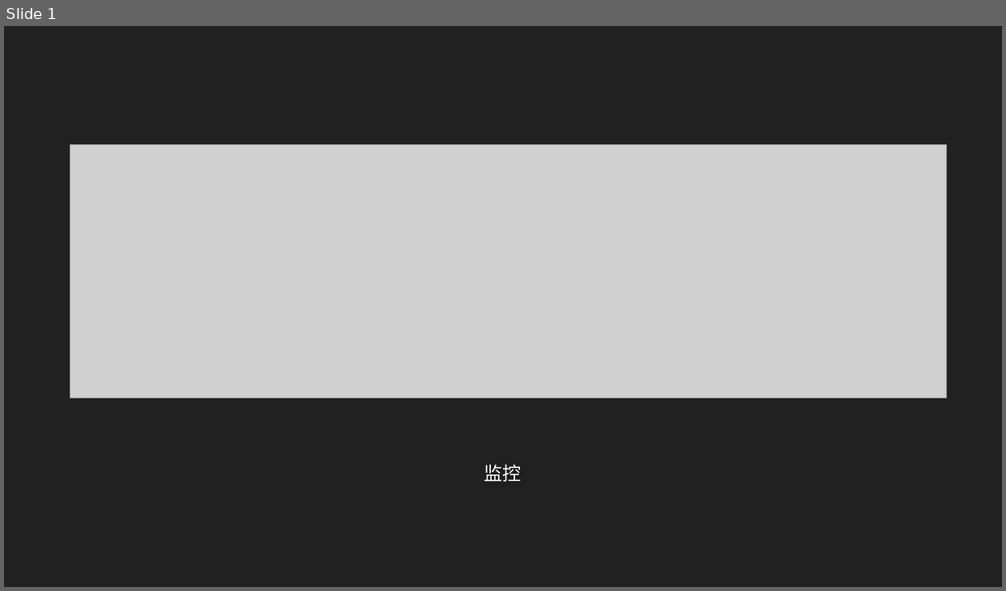
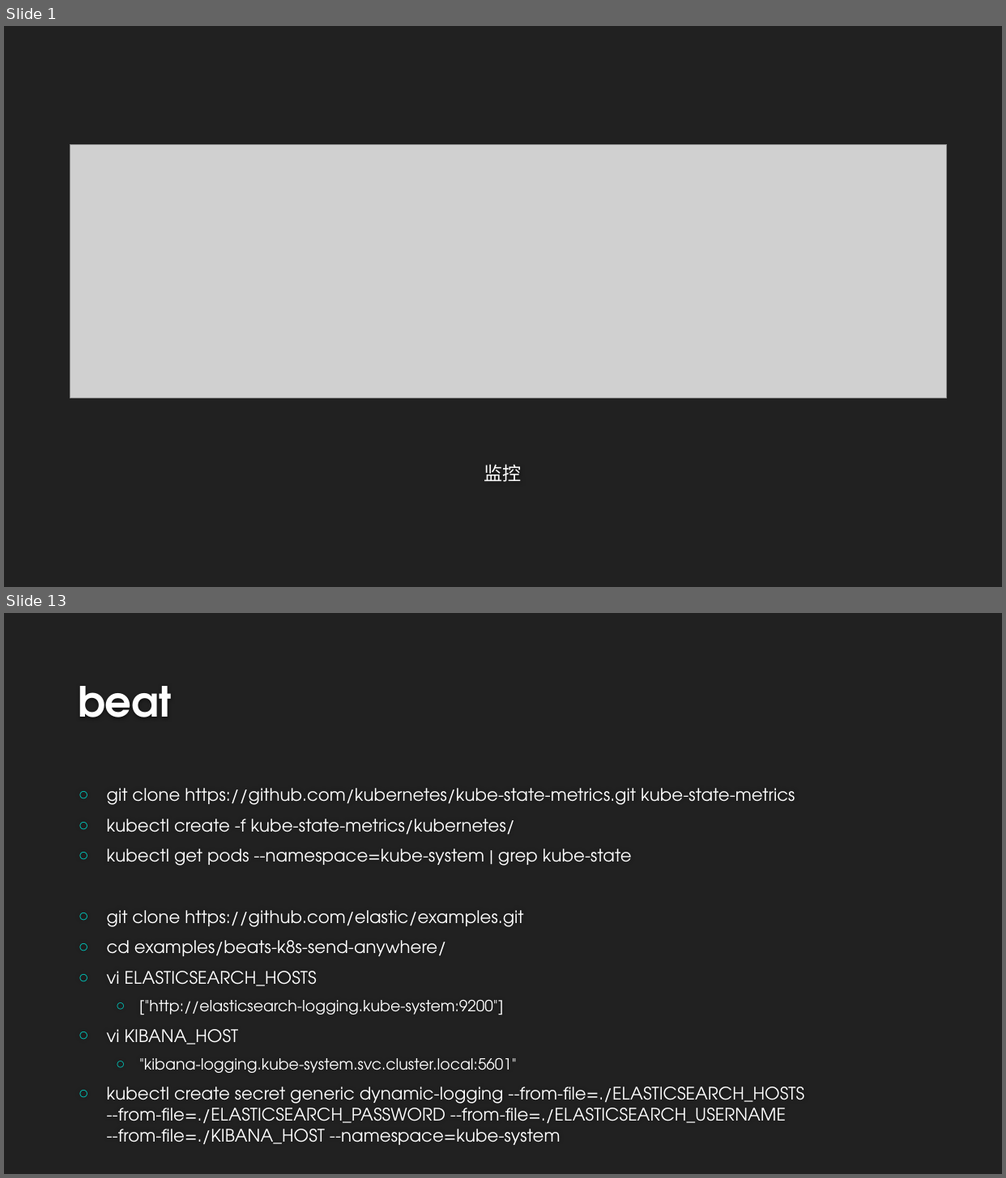
Before and after one commit to airuitian/CloudNative, a slide deck: kubernetes/k8s007.pptx. Shown one above the other, each under a label of ours: slide 1 before the commit, slides 1 and 13 after it; the slides between them are not shown. The pictures are 1006x591 and 1006x1178 pixels, drawn with LibreOffice and Linux fonts; fonts in the diff are those of the drawing; grey boxes stand for pictures; background and template pictures are left out. Boxes give left, top, right and bottom in pixels: in the first picture for what was removed or moved away, otherwise in the second. Text is boxed around its words. In the diff, an @@ line names an element or a change of style, - is before the commit and + after.

```diff
--- a/kubernetes/k8s007.pptx
+++ b/kubernetes/k8s007.pptx
@@ slide 13 added at [4, 613, 1002, 1174], background #212121 @@
@@ title added at [78, 686, 172, 717], 40 pt, text #FEFEFE, bold @@
+beat
@@ text added at [107, 788, 804, 1145], 16.6 pt, text #FFFFFF @@
+○ git clone https://github.com/kubernetes/kube-state-metrics.git kube-state-metrics
+○ kubectl create -f kube-state-metrics/kubernetes/
+○ kubectl get pods --namespace=kube-system | grep kube-state
+○ git clone https://github.com/elastic/examples.git
+○ cd examples/beats-k8s-send-anywhere/
+○ vi ELASTICSEARCH_HOSTS
+  ○ ["http://elasticsearch-logging.kube-system:9200"]
+○ vi KIBANA_HOST
+  ○ "kibana-logging.kube-system.svc.cluster.local:5601"
+○ kubectl create secret generic dynamic-logging --from-file=./ELASTICSEARCH_HOSTS --from-file=./ELASTICSEARCH_PASSWORD --from-file=./ELASTICSEARCH_USERNAME --from-file=./KIBANA_HOST --namespace=kube-system
```
Also in this commit, not shown: 1 slide changed, 12 other slides added, 1 other file.
